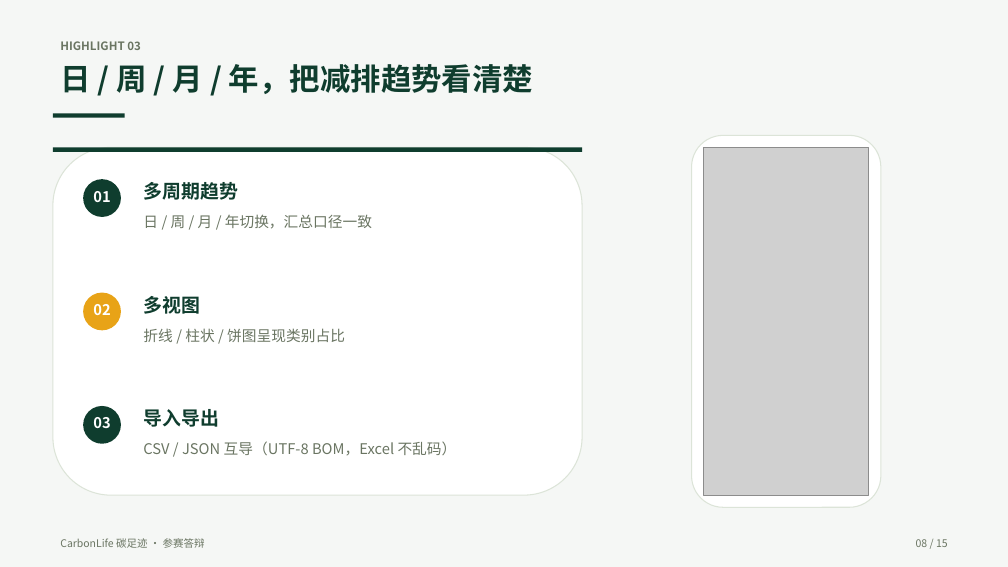
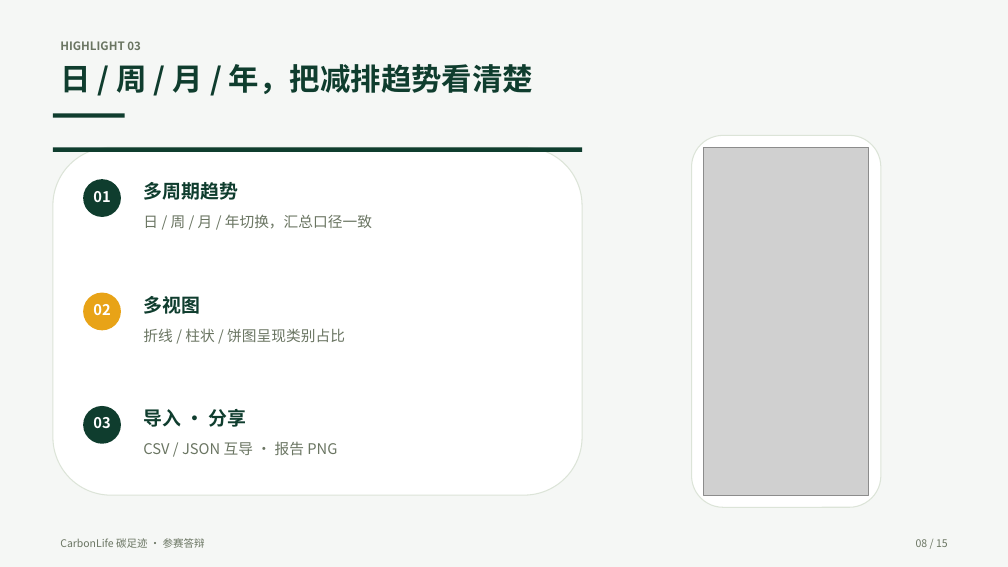
Before and after one commit to zyx-dc/CarbonLife, a slide deck: slide 8 of docs/tasks/ppt/CarbonLife-答辩PPT.pptx. Drawn at 1008x567 pixels with LibreOffice and Linux fonts; fonts in the diff are those of the drawing; grey boxes stand for pictures. Boxes give left, top, right and bottom in pixels: in the first picture for what was removed or moved away, otherwise in the second. Text is boxed around its words. In the diff, an @@ line names an element or a change of style, - is before the commit and + after.

Commit message:
docs(submission): add the sapling and carbon report to the deck and design doc
The app gained two features since the last docs pass:

- 碳小树 - a tree grown from real records (six stages, daily growth cap 80,
  +5%/day streak bonus capped at +50%, no downgrade when a streak breaks, canopy
  decorations driven by the behaviour mix)
- 碳账单 - a shareable report (tree + stage + lean, cumulative saving, points /
  trees / active days / longest streak, composition bars, copy-text and save-PNG)

Neither was in the defense deck or the design document.

Kept the 15-page structure (option A agreed with the user: squeeze, don't
restructure):

- slide 5: "8 大功能" -> "10 大功能"; 4x3 grid with the two new cards centred on
  the last row, and the old full-width summary band replaced by a one-line caption
- slide 10: "积分 · 徽章 · 植树" -> "积分 · 荣誉 · 树苗"; row 3 is now the sapling and
  the phone shows the carbon report instead of the rewards page (one image covers
  tree, stage, points, trees planted and composition)
- slide 8: "导入导出" -> "导入 · 分享", description mentions the report PNG
- slides 1/11 pick up the new home screenshot, which now carries the sapling card

Design doc: F10/F11 in table 2, new sections 4.10 (sapling) and 4.11 (report) with
figures 13/14, two verification rows in section 8, and the completed list in 9.1.
Section 4.8 (light/dark theme) is text-only now - see below.

Screenshots: re-captured 13 screens on the emulator using the repo's own
scripts/make-demo-seed.ps1 seed (5 days x 4 walks) plus one record and one
redemption, so every figure shows the same numbers (3.57 kg / 387 earned /
237 available / 150 spent). The dark-mode home is intentionally not included this
round (user's call), so the figure numbering shifts - 15 figures total.

scripts/make-shots.py grew an explicit crop box for card-level figures (the
sapling card and the report sheet, whose dimmed backdrop is trimmed) and now also
emits the report asset for the deck.

```diff
--- a/docs/tasks/ppt/CarbonLife-答辩PPT.pptx
+++ b/docs/tasks/ppt/CarbonLife-答辩PPT.pptx
@@ text at (x1=143, y1=409, x2=247, y2=427): text changed @@
-导入导出
+导入 · 分享
@@ text at (x1=143, y1=442, x2=337, y2=456): text changed @@
-CSV / JSON 互导（UTF-8 BOM，Excel 不乱码）
+CSV / JSON 互导 · 报告 PNG
```
Also in this commit, not shown: 3 other slides changed, 31 other files.
